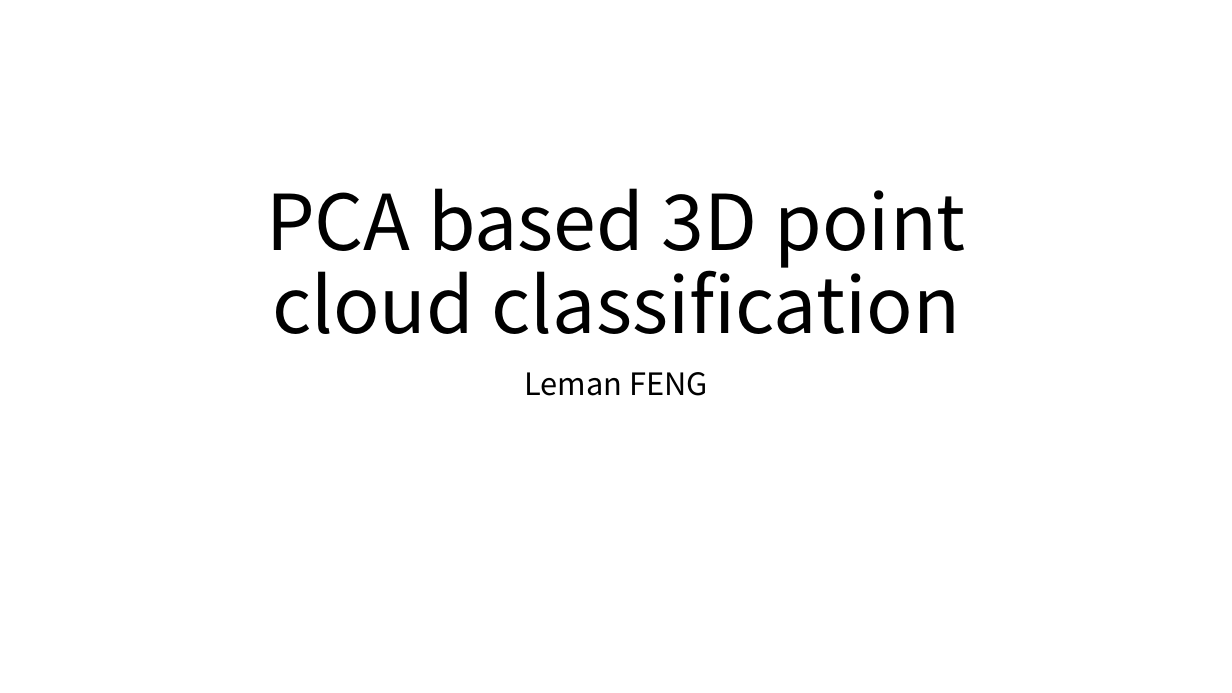
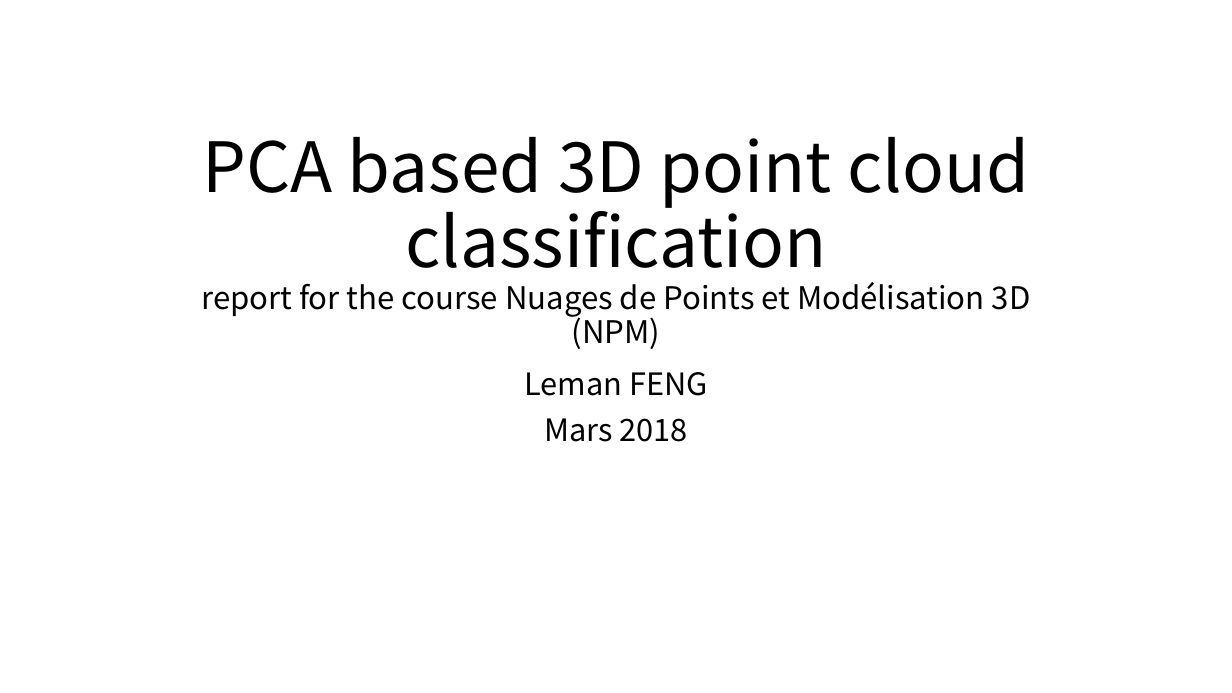
Before and after one commit to eglrp/nuage_de_points, a slide deck: slide 1 of projet/report.pptx. Drawn at 1232x693 pixels with LibreOffice and Linux fonts; fonts in the diff are those of the drawing. Boxes give left, top, right and bottom in pixels: in the first picture for what was removed or moved away, otherwise in the second. Text is boxed around its words. In the diff, an @@ line names an element or a change of style, - is before the commit and + after.

Commit message:
final ppt

```diff
--- a/projet/report.pptx
+++ b/projet/report.pptx
@@ title at <box>201,137,1031,349</box>: text changed; size 60 to 24.3 pt @@
-PCA based 3D point cloud classification
+PCA based 3D point cloud classification
+report for the course Nuages de Points et Modélisation 3D (NPM)
@@ subtitle at <box>544,418,688,442</box>: paragraph added @@
+Mars 2018
```
Also in this commit, not shown: 1 other slide changed, 10 slides added, 2 slides removed.
